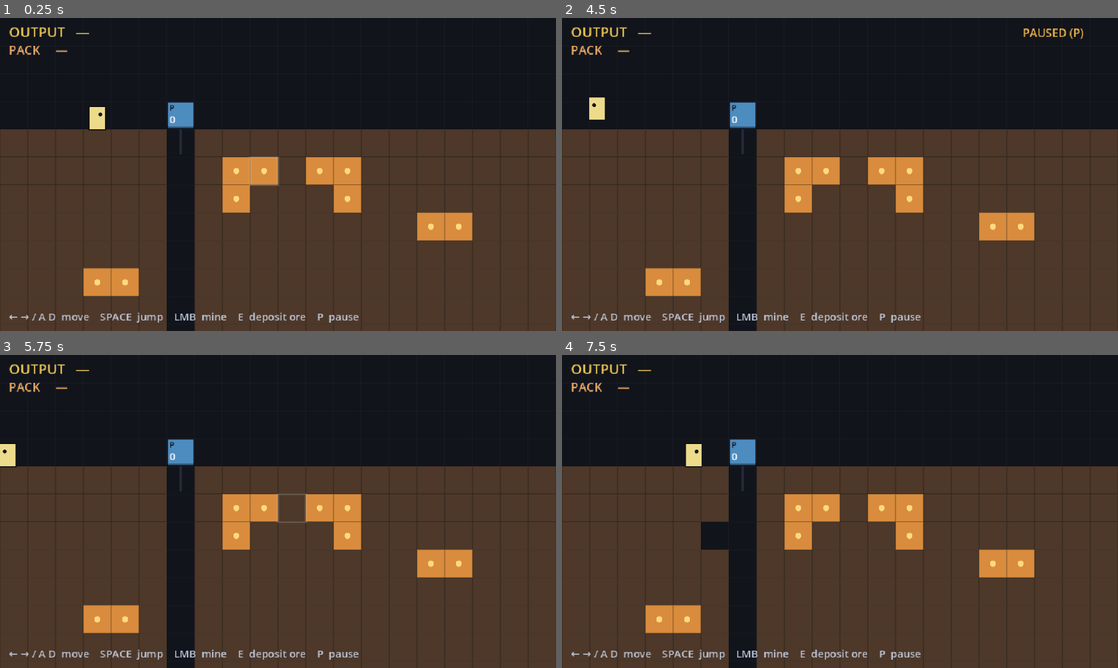
Above: before the commit, frames 1-4 (two rows, left to right).
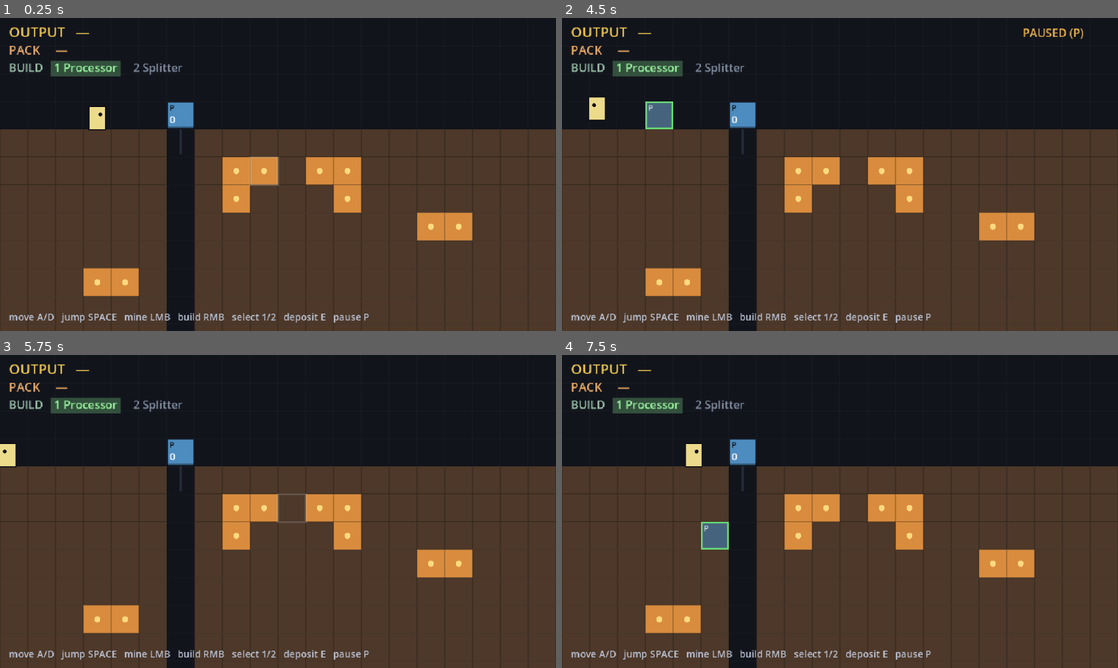
Above: after the commit, the same moments.

Repository: teohondascully/sinkforge
Game: Godot game, scene res://scenes/main.tscn
Same seed, same stepped clock (60 frames per second), same inputs: the game is played once before the commit and once after it.
Inputs (mouse positions are in pixels of both pictures, inside the frame that each line leads up to):
- Up to frame 1 (0.25 s): no input
- Up to frame 2 (4.5 s): tap Enter at 0.5 s; move the mouse to (962, 158) at 0.52 s; hold Right 0.53-1.28 s; tap 1 at 0.6, 1.35, 2.3, 3.05, 3.6, 4.35 s; click (962, 158) at 0.67 s; tap Space at 0.77, 1.52, 2.75, 3.02, 3.77 s; move the mouse to (728, 190) at 1.27 s; hold Left 1.28-2.03 s; click (728, 190) at 1.42 s; move the mouse to (895, 105) at 2.02 s; hold Right 2.03-2.78 s; tap P at 2.1 s; click (895, 105) at 2.17 s; move the mouse to (812, 237) at 2.77 s; hold Up 2.78-3.53 s; tap E at 2.85 s; click (812, 237) at 2.92 s; move the mouse to (1006, 221) at 3.52 s; hold Left from 3.53 s (still down); click (1006, 221) at 3.67 s; move the mouse to (673, 127) at 4.27 s; click (673, 127) at 4.42 s
- Up to frame 3 (5.75 s): keep holding Left; tap Space at 4.52 s; tap Enter at 5 s; move the mouse to (305, 511) at 5.02 s; tap P at 5.1 s; click (305, 511) at 5.17 s; tap 1 at 5.3 s
- Up to frame 4 (7.5 s): tap Space at 5.75, 6.02, 6.77 s; move the mouse to (756, 433) at 5.77 s; release Left at 5.78 s; hold Right 5.78-6.53 s; tap E at 5.85 s; click (756, 433) at 5.92 s; tap 1 at 6.05, 6.6, 7.35 s; move the mouse to (962, 495) at 6.52 s; hold Up 6.53-7.28 s; click (962, 495) at 6.67 s; move the mouse to (728, 527) at 7.27 s; hold Right from 7.28 s (still down); click (728, 527) at 7.42 s

The runs differ from the first frame. In frame 1, 1.7% of the frame differs, in the area x 1-67%, y 13-98%; in frame 2, 2.2%; in frame 3, 1.7%; in frame 4, 2.2%.

Commit message:
feat(build): P2·S3 — embodied building (place/pick-up machines within reach)
RMB build verb: standing in reach of the aimed cell, place the selected
machine (palette: Processor + Splitter, keys 1/2) on an open cell, or pick
one of your own machines back up. Context-sensitive cursor — solid cell =
mine box, open in-reach cell = translucent build ghost (green border =
placeable). `_placeable` rejects solid/occupied/out-of-bounds/the player's
own footing cell (no self-trapping). HUD gains a BUILD palette row.

The Ore Vent (a source) is deliberately excluded from the palette so the
player stays the ore source by hand — preserves the dig loop (manual→
automated pillar). Placement is free this slice; the build ECONOMY (cost
ingots? finite pack?) is an identity-level fork left OPEN for sprint review.

ZERO sim code: place_machine/remove_machine already existed and are
position-agnostic, so S3 is pure input+representation over the stable sim
API — the node-free architecture paying off. Determinism + the sim/
representation boundary hold unchanged.

Harness (full gate): +_test_hand_built_chain (build splitter + 2 processors,
dig 8 ore, hand-feed → ingots down both branches, conserved, pick one back
up). 45 sim checks PASS; layer-5 motion in tolerance; independent-verify
SHIP (factory_sim diff empty); 4b SHIP after brightening the ghost fill.
Also fixed a capture.gd warp_mouse bug (content-scale stretch) caught by a
first-look crop. Screenshot history/05-embodied-building.png.

Diff:
--- a/scenes/hud.gd
+++ b/scenes/hud.gd
@@ -9,6 +9,9 @@
 var sim: FactorySim
 var _font: Font = ThemeDB.fallback_font
 var paused_getter: Callable
+## The hand-build palette (set by MainView): the machine names you can place, and which is selected.
+var palette_names: PackedStringArray = []
+var selected_getter: Callable
 
 
 func _process(_delta: float) -> void:
@@ -20,12 +23,34 @@
 		HORIZONTAL_ALIGNMENT_LEFT, -1, 16, Color(0.95, 0.80, 0.32))
 	draw_string(_font, Vector2(10, 42), "PACK     %s" % _buf(sim.inventory),
 		HORIZONTAL_ALIGNMENT_LEFT, -1, 14, Color(0.90, 0.66, 0.40))
+	_draw_palette()
 	draw_string(_font, Vector2(10, CANVAS.y - 12),
-		"← → / A D  move    SPACE  jump    LMB  mine    E  deposit ore    P  pause",
-		HORIZONTAL_ALIGNMENT_LEFT, -1, 12, Color(0.75, 0.78, 0.85))
+		"move A/D   jump SPACE   mine LMB   build RMB   select 1/2   deposit E   pause P",
+		HORIZONTAL_ALIGNMENT_LEFT, -1, 11, Color(0.75, 0.78, 0.85))
 	if paused_getter.is_valid() and bool(paused_getter.call()):
 		draw_string(_font, Vector2(CANVAS.x - 110, 22), "PAUSED (P)",
 			HORIZONTAL_ALIGNMENT_LEFT, -1, 13, Color(0.95, 0.72, 0.30))
+
+
+## The build palette, with the selected machine boxed/brightened — so RMB-to-build has a visible
+## current choice (1/2 cycle it). Drawn in screen space under the PACK readout.
+func _draw_palette() -> void:
+	if palette_names.is_empty():
+		return
+	var sel: int = int(selected_getter.call()) if selected_getter.is_valid() else 0
+	var x: float = 10.0
+	var y: float = 62.0
+	draw_string(_font, Vector2(x, y), "BUILD", HORIZONTAL_ALIGNMENT_LEFT, -1, 13, Color(0.62, 0.78, 0.68))
+	x += 52.0
+	for i: int in palette_names.size():
+		var label: String = "%d %s" % [i + 1, palette_names[i]]
+		var w: float = _font.get_string_size(label, HORIZONTAL_ALIGNMENT_LEFT, -1, 13).x
+		var on: bool = i == sel
+		if on:
+			draw_rect(Rect2(x - 4.0, y - 13.0, w + 8.0, 18.0), Color(0.30, 0.50, 0.34, 0.55))
+		draw_string(_font, Vector2(x, y), label, HORIZONTAL_ALIGNMENT_LEFT, -1, 13,
+			Color(0.60, 0.96, 0.62) if on else Color(0.50, 0.55, 0.62))
+		x += w + 18.0
 
 
 func _buf(d: Dictionary) -> String:
--- a/scenes/main.gd
+++ b/scenes/main.gd
@@ -8,9 +8,12 @@
 ## discrete API (mine/deposit/set_solid). Falling-item sprites are PURELY COSMETIC. Delete the
 ## visuals/player and the production numbers are identical.
 ##
-## P2·S1a→S1b/S2: a body in a world of solid earth you DIG through (mouse, reach-limited); ore veins
-## you mine into your pack; a lone Processor "forge" you hand-feed to drive production — the first
-## complete by-hand loop. NOT here yet: automation of hauling/movement (S3+), combat, worldgen.
+## P2·S1a→S3: a body in a world of solid earth you DIG through (LMB, reach-limited); ore veins you
+## mine into your pack; a Processor "forge" you hand-feed; and now you BUILD the chain from inside
+## the world — RMB places a selected machine (Processor/Splitter) on an open cell within reach, or
+## picks one of your machines back up (the embodied replacement for the removed god-cursor palette).
+## NOT here yet: a build economy (machines are free this slice — see DECISIONS), automation of
+## hauling/movement, combat, worldgen.
 ##
 ## DESIGN-OPEN (placeholder, undecided): world size/layout, colours, camera feel, the body's look,
 ## mining feel/reach, all numbers, art style. Collected for PLAYTEST_NOTES once felt.
@@ -31,12 +34,21 @@
 var _paused: bool = false
 var _mine_cooldown: float = 0.0
 var _aim: Vector2i = Vector2i(-99, -99)
+## The hand-build palette: which machine defs you can place, and which is selected (1/2 keys). The
+## ore_vent (a SOURCE) is deliberately absent — you remain the ore source by hand, which keeps the
+## dig-by-hand loop intact (manual→automated pillar; see DECISIONS 2026-06-27).
+var _palette: Array[MachineDef] = []
+var _selected: int = 0
 ## Cosmetic falling sprites: {from: Vector2, to: Vector2, t: float, color: Color} in WORLD coords.
 var _falling: Array[Dictionary] = []
 
 
 func _ready() -> void:
 	sim = FactorySim.new()
+	_palette = [
+		load("res://src/data/machines/processor.tres"),
+		load("res://src/data/machines/splitter.tres"),
+	]
 	_seed_world()
 
 	_player = Player.new()
@@ -58,6 +70,11 @@
 	var hud := Hud.new()
 	hud.sim = sim
 	hud.paused_getter = func() -> bool: return _paused
+	var names: PackedStringArray = []
+	for def: MachineDef in _palette:
+		names.append(def.display_name)
+	hud.palette_names = names
+	hud.selected_getter = func() -> int: return _selected
 	layer.add_child(hud)
 	add_child(layer)
 
@@ -98,6 +115,12 @@
 				_paused = not _paused
 			elif key.keycode == KEY_E:
 				_deposit_into_reach()
+			elif key.keycode >= KEY_1 and key.keycode < KEY_1 + _palette.size():
+				_selected = key.keycode - KEY_1
+	elif event is InputEventMouseButton:
+		var mb := event as InputEventMouseButton
+		if mb.pressed and mb.button_index == MOUSE_BUTTON_RIGHT:
+			_try_build()
 
 
 # --- world-interaction tools (mining / depositing): discrete sim edits only ---
@@ -122,6 +145,35 @@
 		if _can_reach(machine.cell):
 			sim.deposit(machine.cell, &"ore", carried)
 			return
+
+
+## RMB build verb: standing in reach of the aimed cell, place the selected machine on an open cell,
+## or pick one of your own machines back up. Reach-limited + situated — the embodied replacement for
+## the removed god-cursor palette. Every edit goes through the sim's discrete place/remove API, so
+## the body still only triggers discrete mutations (determinism preserved).
+func _try_build() -> void:
+	if _paused or not _can_reach(_aim):
+		return
+	if sim.machine_at(_aim) != null:
+		sim.remove_machine(_aim)
+	elif _placeable(_aim):
+		sim.place_machine(_palette[_selected], _aim)
+
+
+## A cell takes a hand-placed machine if it's in-bounds, open (not earth), unoccupied, and NOT the
+## cell the body is standing in — so you can never seal yourself inside a machine you place.
+func _placeable(cell: Vector2i) -> bool:
+	return sim.in_bounds(cell) and not sim.is_solid(cell) \
+		and sim.machine_at(cell) == null and not _player_occupies(cell)
+
+
+func _player_occupies(cell: Vector2i) -> bool:
+	if _player == null:
+		return false
+	var cell_rect := Rect2(Vector2(cell) * float(CELL), Vector2(CELL, CELL))
+	var body := Rect2(_player.position - Vector2(Player.WIDTH, Player.HEIGHT) * 0.5,
+		Vector2(Player.WIDTH, Player.HEIGHT))
+	return cell_rect.intersects(body)
 
 
 func _can_reach(cell: Vector2i) -> bool:
@@ -179,14 +231,38 @@
 			draw_circle(pos + Vector2(CELL, CELL) * 0.5, 3.5, Color(1.0, 0.85, 0.5))
 
 
-## Highlight the cell the body is aiming at: bright if it's minable in reach, faint if out of reach.
+## The cursor cell, drawn by context so digging and building are legible without a god-cursor:
+##   solid earth   -> MINE target (white box; faint out of reach)
+##   your machine  -> PICK-UP affordance (red outline; only when in reach)
+##   open cell     -> BUILD ghost of the selected machine within reach (green outline = placeable,
+##                    red = blocked, e.g. your own footing). Out-of-reach open cells draw nothing, so
+##                    the open sky stays uncluttered.
 func _draw_aim() -> void:
-	if not sim.is_solid(_aim):
+	if not sim.in_bounds(_aim):
 		return
 	var pos := Vector2(_aim) * float(CELL)
 	var in_reach: bool = _can_reach(_aim)
-	var col := Color(1, 1, 1, 0.85) if in_reach else Color(1, 1, 1, 0.18)
-	draw_rect(Rect2(pos, Vector2(CELL, CELL)), col, false, 2.0)
+	if sim.is_solid(_aim):
+		var col := Color(1, 1, 1, 0.85) if in_reach else Color(1, 1, 1, 0.18)
+		draw_rect(Rect2(pos, Vector2(CELL, CELL)), col, false, 2.0)
+		return
+	if not in_reach:
+		return
+	var inner := Rect2(pos + Vector2(1, 1), Vector2(CELL - 2, CELL - 2))
+	if sim.machine_at(_aim) != null:
+		draw_rect(inner, Color(0.95, 0.45, 0.40, 0.9), false, 2.0)  # pick-up affordance
+		return
+	var def: MachineDef = _palette[_selected]
+	# A brighter, more opaque tint so the ghost reads as a translucent PREVIEW on its own — not only
+	# by its border (4b critique: the dark fill leaned entirely on the green outline to be seen).
+	var ghost: Color = _machine_color(def).lerp(Color.WHITE, 0.20)
+	ghost.a = 0.55
+	draw_rect(Rect2(pos + Vector2(2, 2), Vector2(CELL - 4, CELL - 4)), ghost)
+	var ok: bool = _placeable(_aim)
+	var border := Color(0.45, 0.95, 0.5, 0.9) if ok else Color(0.95, 0.45, 0.40, 0.9)
+	draw_rect(inner, border, false, 2.0)
+	draw_string(_font, Vector2(pos.x + 3, pos.y + 11), _tag(def.display_name),
+		HORIZONTAL_ALIGNMENT_LEFT, -1, 10, Color(0.92, 0.97, 0.92, 0.8))
 
 
 func _draw_grid() -> void:
--- a/tests/run_tests.gd
+++ b/tests/run_tests.gd
@@ -19,6 +19,7 @@
 	_test_splitter()
 	_test_terrain()
 	_test_mining_and_deposit()
+	_test_hand_built_chain()
 	if _failures == 0:
 		print("ALL PASS")
 		quit(0)
@@ -210,3 +211,31 @@
 		var net: int = int(sim.total_produced.get(item, 0)) - int(sim.total_consumed.get(item, 0))
 		_check(present == net, "%s conserved across the by-hand loop (present=%d, net=%d)" % [item, present, net])
 	_check(sim.deposit(Vector2i(2, 5), &"ore", 1) == 0, "cannot deposit ore you don't carry")
+
+
+## S3 — a chain BUILT by hand. The player only ever calls place_machine / deposit / remove_machine,
+## so building a splitter + two processors, digging a stock of ore, and hand-feeding the splitter
+## must produce ingots down BOTH branches and conserve — guarding the chain the embodied body
+## assembles. (S3 adds no sim code: place/remove already exist, so this exercises that same path.)
+func _test_hand_built_chain() -> void:
+	print("- hand-built chain")
+	var split_def: MachineDef = load("res://src/data/machines/splitter.tres")
+	var proc_def: MachineDef = load("res://src/data/machines/processor.tres")
+	var sim: FactorySim = FactorySim.new()
+	_check(sim.place_machine(split_def, Vector2i(6, 2)) != null, "placed a splitter by hand")
+	_check(sim.place_machine(proc_def, Vector2i(6, 4)) != null, "placed a processor under the down branch")
+	_check(sim.place_machine(proc_def, Vector2i(7, 4)) != null, "placed a processor under the right branch")
+	for v: int in 8:  # dig a stock of ore into the pack
+		sim.set_solid(Vector2i(0, v), &"ore")
+		sim.mine(Vector2i(0, v))
+	_check(int(sim.inventory.get(&"ore", 0)) == 8, "dug 8 ore into the pack")
+	_check(sim.deposit(Vector2i(6, 2), &"ore", 8) == 8, "hand-fed all 8 ore into the splitter")
+	for _i: int in 200:
+		sim.tick()
+	_check(int(sim.sink.get(&"ingot", 0)) > 0, "the hand-built chain forged ingots (%d)" % int(sim.sink.get(&"ingot", 0)))
+	for item: StringName in [&"ore", &"ingot"]:
+		var present: int = _items_present(sim, item)
+		var net: int = int(sim.total_produced.get(item, 0)) - int(sim.total_consumed.get(item, 0))
+		_check(present == net, "%s conserved in the hand-built chain (present=%d, net=%d)" % [item, present, net])
+	sim.remove_machine(Vector2i(7, 4))  # pick a machine back up
+	_check(sim.machine_at(Vector2i(7, 4)) == null, "picked the processor back up (cell is buildable again)")
Not shown, changed: docs/ARCHITECTURE.md
